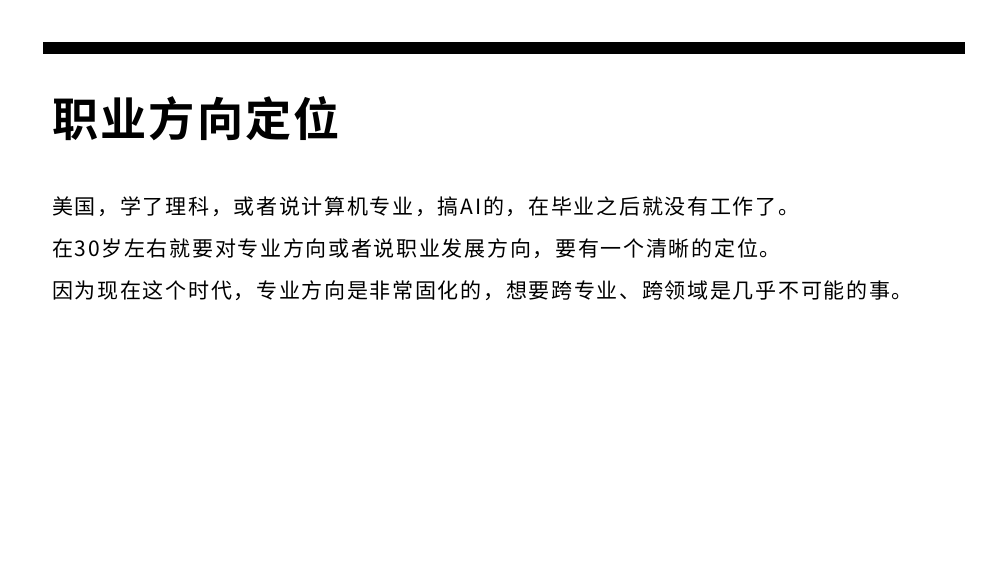
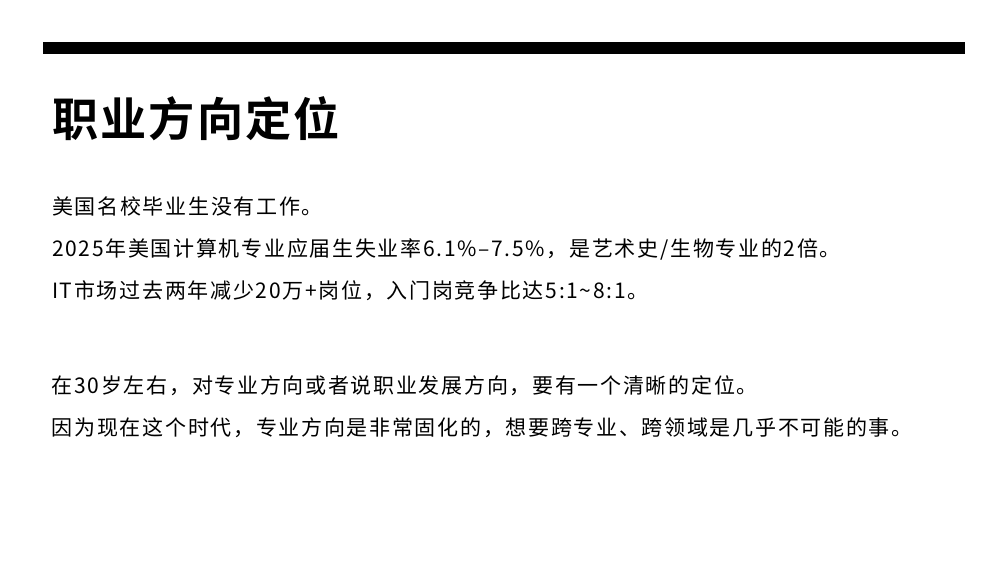
Before and after one commit to panxibei/writing, a slide deck: slide 3 of 44_心理学/24_浥尘伙伴社团原创：浥尘智慧家长课堂/AI时代高智慧家长私教课（第一季）/AI时代高智慧家长私教课（第一季）.pptx. Drawn at 1008x567 pixels with LibreOffice and Linux fonts; fonts in the diff are those of the drawing. Boxes give left, top, right and bottom in pixels: in the first picture for what was removed or moved away, otherwise in the second. Text is boxed around its words. In the diff, an @@ line names an element or a change of style, - is before the commit and + after.

```diff
--- a/44_心理学/24_浥尘伙伴社团原创：浥尘智慧家长课堂/AI时代高智慧家长私教课（第一季）/AI时代高智慧家长私教课（第一季）.pptx
+++ b/44_心理学/24_浥尘伙伴社团原创：浥尘智慧家长课堂/AI时代高智慧家长私教课（第一季）/AI时代高智慧家长私教课（第一季）.pptx
@@ text at [52, 196, 841, 300]: text changed @@
-美国，学了理科，或者说计算机专业，搞AI的，在毕业之后就没有工作了。
-在30岁左右就要对专业方向或者说职业发展方向，要有一个清晰的定位。
-因为现在这个时代，专业方向是非常固化的，想要跨专业、跨领域是几乎不可能的事。
+美国名校毕业生没有工作。
+2025年美国计算机专业应届生失业率6.1%–7.5%，是艺术史/生物专业的2倍。
+IT市场过去两年减少20万+岗位，入门岗竞争比达5:1~8:1。
@@ text added at [52, 375, 913, 437], 20 pt, text #000000 @@
+在30岁左右，对专业方向或者说职业发展方向，要有一个清晰的定位。
+因为现在这个时代，专业方向是非常固化的，想要跨专业、跨领域是几乎不可能的事。
```
Also in this commit, not shown: 29 other slides changed.
